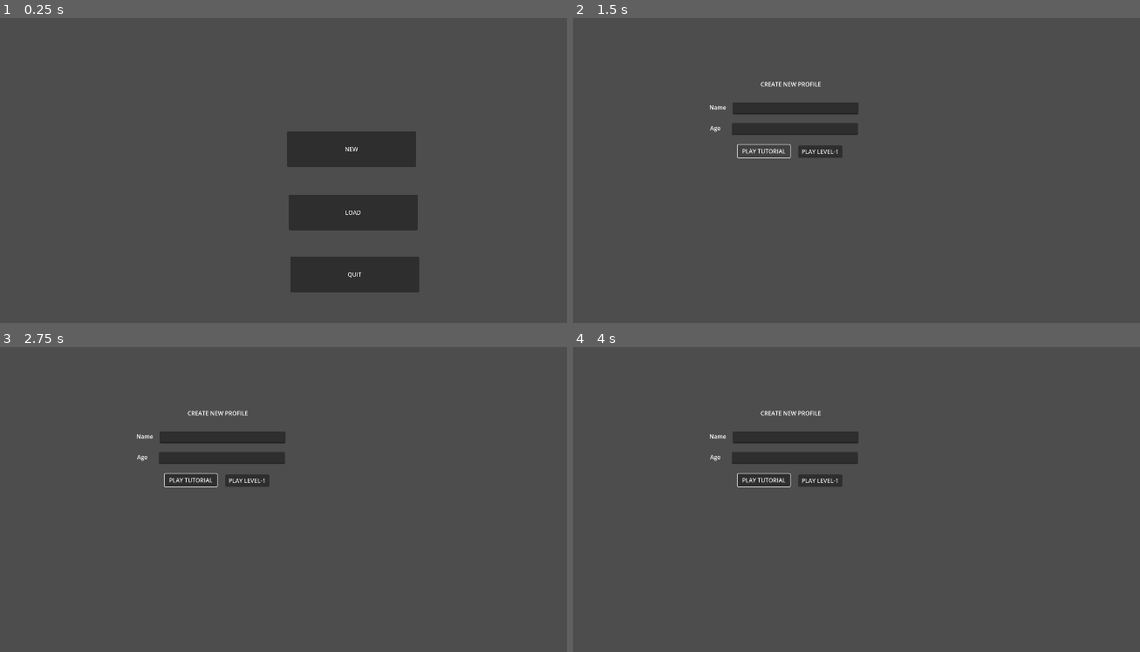
Above: before the commit, frames 1-4 (two rows, left to right).
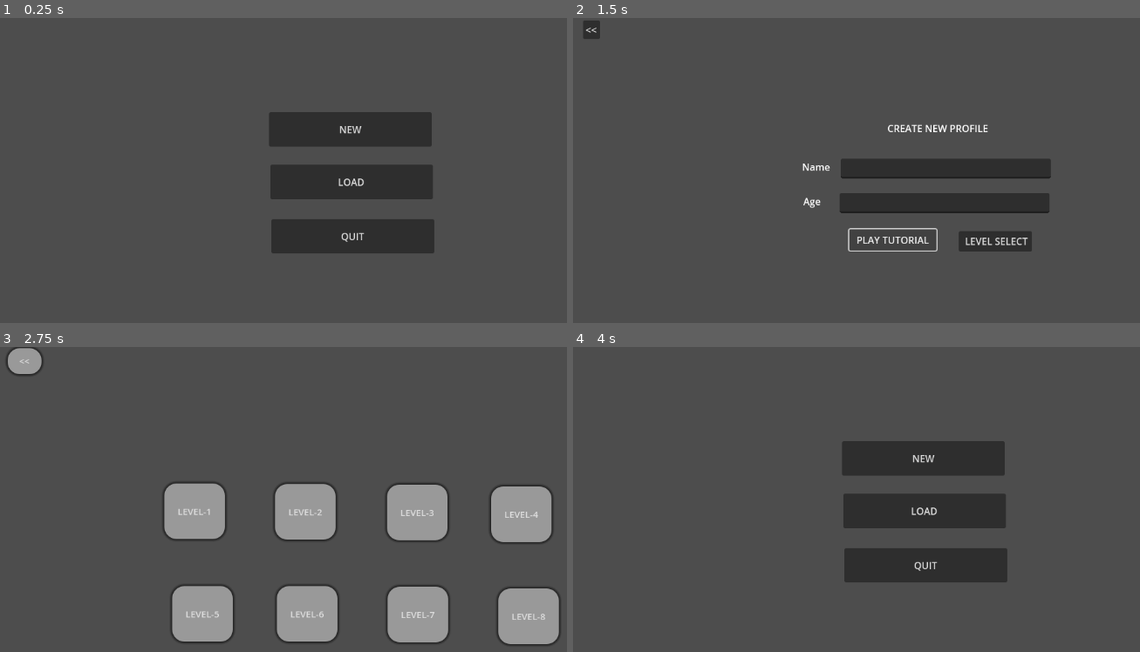
Above: after the commit, the same moments.

Repository: onhardcope/adhd-cooking-game
Game: Godot game, scene res://MainMenu/main_menu.tscn
Two runs of this game, one before a commit and one after it. Both use one fixed random seed, a clock stepped at 60 frames per second and the inputs below.
Inputs (mouse positions are in pixels of both pictures, inside the frame that each line leads up to):
- Up to frame 1 (0.25 s): no input
- Up to frame 2 (1.5 s): click "NEW" at 0.5 s; click "PLAY TUTORIAL" at 1.25 s
- Up to frame 3 (2.75 s): click (419, 569) at 2 s, where only the run after the commit has a clickable "LEVEL SELECT"
- Up to frame 4 (4 s): click (595, 362) at 2.75 s, where only the run after the commit has a clickable "<<"; click (590, 359) at 3.5 s, where only the run after the commit has a clickable "<<"

The runs differ from the first frame. In frame 1, 13% of the frame differs, in the area x 47-77%, y 30-90%; in frame 2, 8.7%; in frame 3, 19%, in the area x 1-99%, y 0-98%; in frame 4, 12%.

Commit message:
added level select

Diff:
--- /dev/null
+++ b/CreateSave/create_save.gd
@@ -0,0 +1,23 @@
+extends Node2D
+
+
+# Called when the node enters the scene tree for the first time.
+func _ready() -> void:
+	pass # Replace with function body.
+
+
+# Called every frame. 'delta' is the elapsed time since the previous frame.
+func _process(delta: float) -> void:
+	pass
+
+
+ # Replace with function body.
+
+
+func _on_level_select_1_button_pressed() -> void:
+	get_tree().change_scene_to_file("res://LEVELS.tscn")
+	 # Replace with function body.
+
+
+func _on_button_pressed() -> void:
+	get_tree().change_scene_to_file("res://MainMenu/main_menu.tscn") # Replace with function body.
--- a/CreateSave/create_save.tscn
+++ b/CreateSave/create_save.tscn
@@ -1,8 +1,11 @@
-[gd_scene load_steps=2 format=3 uid="uid://8ejkkjnb03sc"]
+[gd_scene load_steps=3 format=3 uid="uid://8ejkkjnb03sc"]
+
+[ext_resource type="Script" path="res://CreateSave/create_save.gd" id="1_bikef"]
 
 [sub_resource type="SystemFont" id="SystemFont_sbyhk"]
 
 [node name="CreateSave" type="Node2D"]
+script = ExtResource("1_bikef")
 
 [node name="CreateSaveLabel" type="Label" parent="."]
 offset_left = 524.0
@@ -49,9 +52,23 @@
 offset_bottom = 385.0
 text = "PLAY TUTORIAL"
 
-[node name="PlayLevel1Button" type="Button" parent="."]
-offset_left = 628.0
-offset_top = 352.0
-offset_right = 749.0
-offset_bottom = 386.0
-text = "PLAY LEVEL-1"
+[node name="LevelSelect1Button" type="Button" parent="."]
+offset_left = 642.0
+offset_top = 353.0
+offset_right = 763.0
+offset_bottom = 387.0
+text = " LEVEL SELECT
+"
+
+[node name="Button" type="Button" parent="."]
+offset_left = 21.0
+offset_top = 4.0
+offset_right = 49.0
+offset_bottom = 35.0
+text = "<<
+"
+
+[connection signal="focus_entered" from="PlayTutorialButton" to="." method="_on_play_tutorial_button_focus_entered"]
+[connection signal="pressed" from="PlayTutorialButton" to="." method="_on_play_tutorial_button_pressed"]
+[connection signal="pressed" from="LevelSelect1Button" to="." method="_on_level_select_1_button_pressed"]
+[connection signal="pressed" from="Button" to="." method="_on_button_pressed"]
--- /dev/null
+++ b/LEVELS.tscn
@@ -0,0 +1,100 @@
+[gd_scene load_steps=3 format=3 uid="uid://drvo8leu4n7ak"]
+
+[ext_resource type="Script" path="res://backbutton.gd" id="1_hkar5"]
+
+[sub_resource type="StyleBoxFlat" id="StyleBoxFlat_uym8a"]
+corner_radius_top_left = 20
+corner_radius_top_right = 20
+corner_radius_bottom_right = 20
+corner_radius_bottom_left = 20
+shadow_size = 5
+
+[node name="Node2D" type="Node2D"]
+
+[node name="Button" type="Button" parent="."]
+offset_left = 276.0
+offset_top = 226.0
+offset_right = 376.0
+offset_bottom = 318.0
+theme_override_font_sizes/font_size = 15
+theme_override_styles/normal = SubResource("StyleBoxFlat_uym8a")
+text = "LEVEL-1"
+
+[node name="Button9" type="Button" parent="."]
+offset_left = 17.0
+offset_top = 2.0
+offset_right = 73.0
+offset_bottom = 45.0
+theme_override_font_sizes/font_size = 15
+theme_override_styles/normal = SubResource("StyleBoxFlat_uym8a")
+text = "<<
+"
+script = ExtResource("1_hkar5")
+
+[node name="Button2" type="Button" parent="."]
+offset_left = 459.0
+offset_top = 227.0
+offset_right = 559.0
+offset_bottom = 319.0
+theme_override_font_sizes/font_size = 15
+theme_override_styles/normal = SubResource("StyleBoxFlat_uym8a")
+text = "LEVEL-2"
+
+[node name="Button3" type="Button" parent="."]
+offset_left = 644.0
+offset_top = 228.0
+offset_right = 744.0
+offset_bottom = 320.0
+theme_override_font_sizes/font_size = 15
+theme_override_styles/normal = SubResource("StyleBoxFlat_uym8a")
+text = "LEVEL-3
+"
+
+[node name="Button4" type="Button" parent="."]
+offset_left = 828.0
+offset_top = 400.0
+offset_right = 928.0
+offset_bottom = 492.0
+theme_override_font_sizes/font_size = 15
+theme_override_styles/normal = SubResource("StyleBoxFlat_uym8a")
+text = "LEVEL-8"
+
+[node name="Button5" type="Button" parent="."]
+offset_left = 645.0
+offset_top = 397.0
+offset_right = 745.0
+offset_bottom = 489.0
+theme_override_font_sizes/font_size = 15
+theme_override_styles/normal = SubResource("StyleBoxFlat_uym8a")
+text = "LEVEL-7"
+
+[node name="Button6" type="Button" parent="."]
+offset_left = 462.0
+offset_top = 396.0
+offset_right = 562.0
+offset_bottom = 488.0
+theme_override_font_sizes/font_size = 15
+theme_override_styles/normal = SubResource("StyleBoxFlat_uym8a")
+text = "LEVEL-6
+"
+
+[node name="Button7" type="Button" parent="."]
+offset_left = 289.0
+offset_top = 396.0
+offset_right = 389.0
+offset_bottom = 488.0
+theme_override_font_sizes/font_size = 15
+theme_override_styles/normal = SubResource("StyleBoxFlat_uym8a")
+text = "LEVEL-5
+"
+
+[node name="Button8" type="Button" parent="."]
+offset_left = 816.0
+offset_top = 231.0
+offset_right = 916.0
+offset_bottom = 323.0
+theme_override_font_sizes/font_size = 15
+theme_override_styles/normal = SubResource("StyleBoxFlat_uym8a")
+text = "LEVEL-4"
+
+[connection signal="pressed" from="Button9" to="Button9" method="_on_pressed"]
--- a/MainMenu/main_menu.tscn
+++ b/MainMenu/main_menu.tscn
@@ -6,24 +6,24 @@
 script = ExtResource("1_e53om")
 
 [node name="New" type="Button" parent="."]
-offset_left = 798.0
-offset_top = 313.0
-offset_right = 1153.0
-offset_bottom = 411.0
+offset_left = 449.0
+offset_top = 156.0
+offset_right = 718.0
+offset_bottom = 213.0
 text = "NEW"
 
 [node name="Quit" type="Button" parent="."]
-offset_left = 807.0
-offset_top = 659.0
-offset_right = 1162.0
-offset_bottom = 757.0
+offset_left = 453.0
+offset_top = 333.0
+offset_right = 722.0
+offset_bottom = 390.0
 text = "QUIT"
 
 [node name="Load" type="Button" parent="."]
-offset_left = 803.0
-offset_top = 488.0
-offset_right = 1158.0
-offset_bottom = 586.0
+offset_left = 451.0
+offset_top = 243.0
+offset_right = 720.0
+offset_bottom = 300.0
 text = "LOAD"
 
 [connection signal="pressed" from="New" to="." method="_on_new_pressed"]
--- /dev/null
+++ b/backbutton.gd
@@ -0,0 +1,15 @@
+extends Button
+
+
+# Called when the node enters the scene tree for the first time.
+func _ready() -> void:
+	pass # Replace with function body.
+
+
+# Called every frame. 'delta' is the elapsed time since the previous frame.
+func _process(delta: float) -> void:
+	pass
+
+
+func _on_pressed() -> void:
+	get_tree().change_scene_to_file("res://CreateSave/create_save.tscn") # Replace with function body.
--- a/project.godot
+++ b/project.godot
@@ -14,11 +14,7 @@
 run/main_scene="res://MainMenu/main_menu.tscn"
 config/features=PackedStringArray("4.3", "Mobile")
 
-[display]
-
-window/size/viewport_width=1920
-window/size/viewport_height=1080
-
 [rendering]
 
-renderer/rendering_method="mobile"
+renderer/rendering_method="gl_compatibility"
+renderer/rendering_method.mobile="gl_compatibility"
--- /dev/null
+++ b/tut.tscn
@@ -0,0 +1,11 @@
+[gd_scene format=3 uid="uid://2k7tcofcj8e7"]
+
+[node name="Node2D" type="Node2D"]
+
+[node name="Label" type="Label" parent="."]
+offset_left = 42.0
+offset_top = 27.0
+offset_right = 455.0
+offset_bottom = 196.0
+text = "The Game
+"
